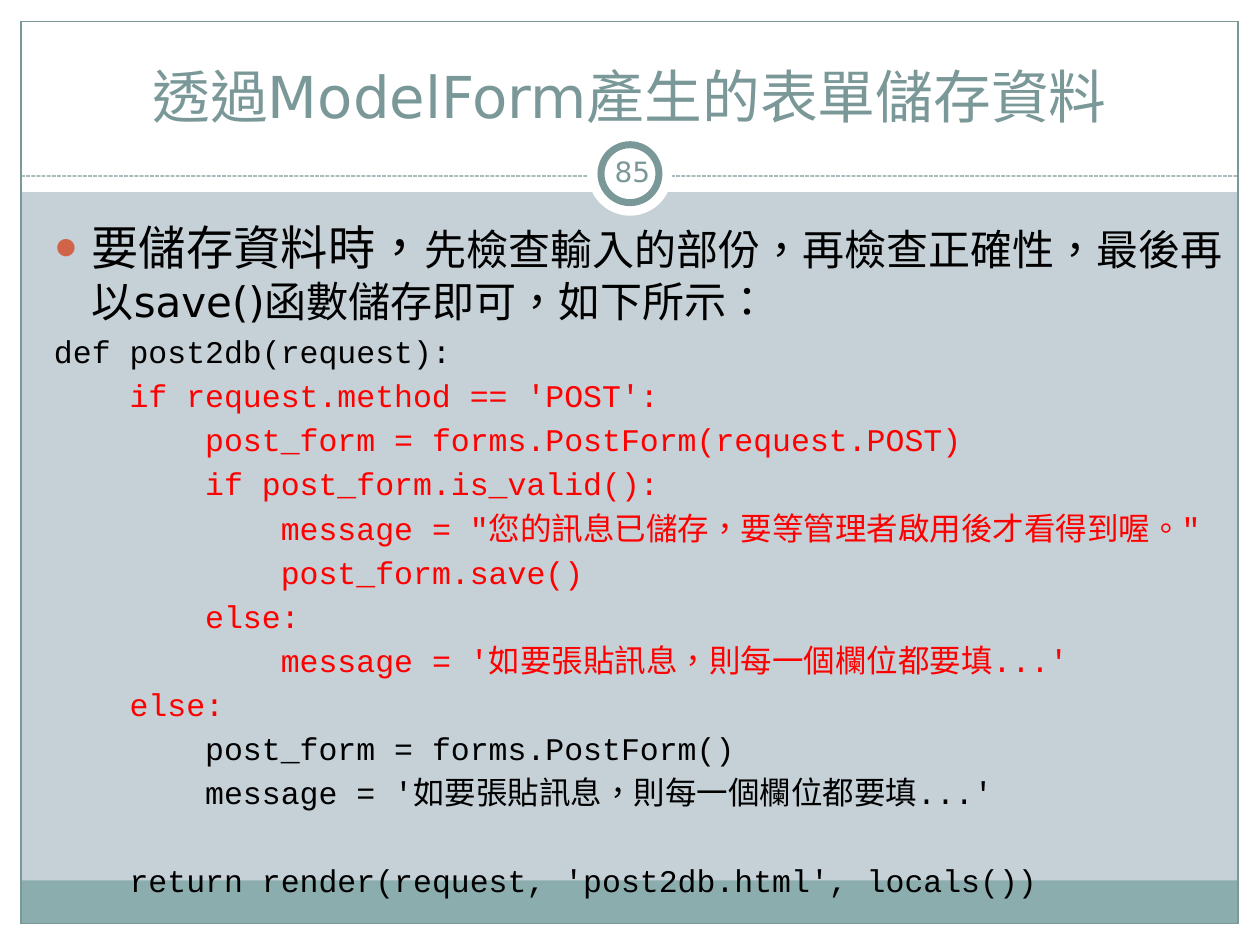
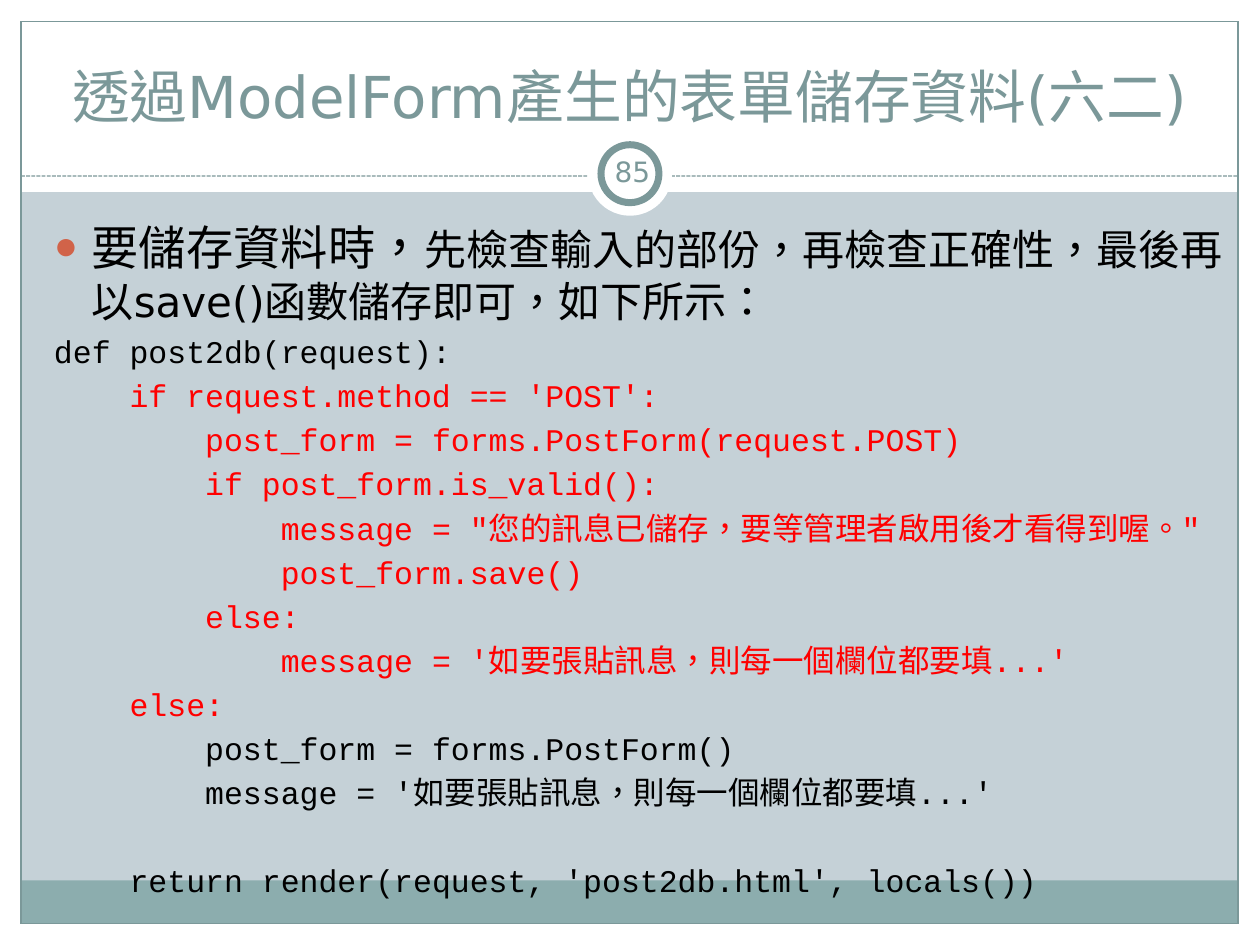
Before and after one commit to jacktea88/406django, a slide deck: slide 85 of ch08/Django4-ch08.pptx. Drawn at 1260x945 pixels with LibreOffice and Linux fonts; fonts in the diff are those of the drawing. Boxes give left, top, right and bottom in pixels: in the first picture for what was removed or moved away, otherwise in the second. Text is boxed around its words. In the diff, an @@ line names an element or a change of style, - is before the commit and + after.

Commit message:
更新ch08 表單

```diff
--- a/ch08/Django4-ch08.pptx
+++ b/ch08/Django4-ch08.pptx
@@ title at (72,69,1187,126): text changed @@
-透過ModelForm產生的表單儲存資料
+透過ModelForm產生的表單儲存資料(六二)
```
Also in this commit, not shown: 39 other slides changed, 1 slide added, 1 slide removed, 14 other files.
